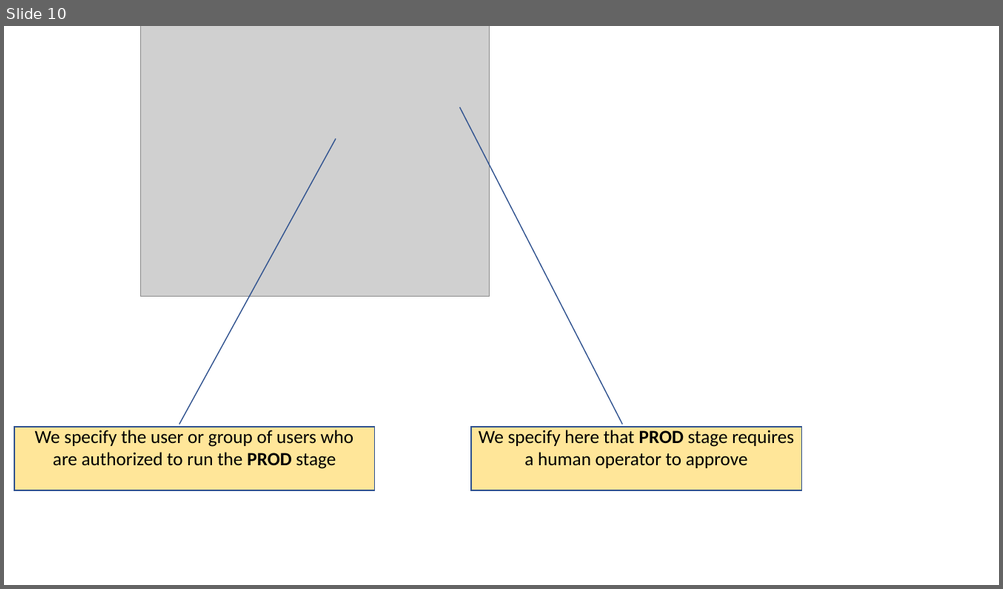
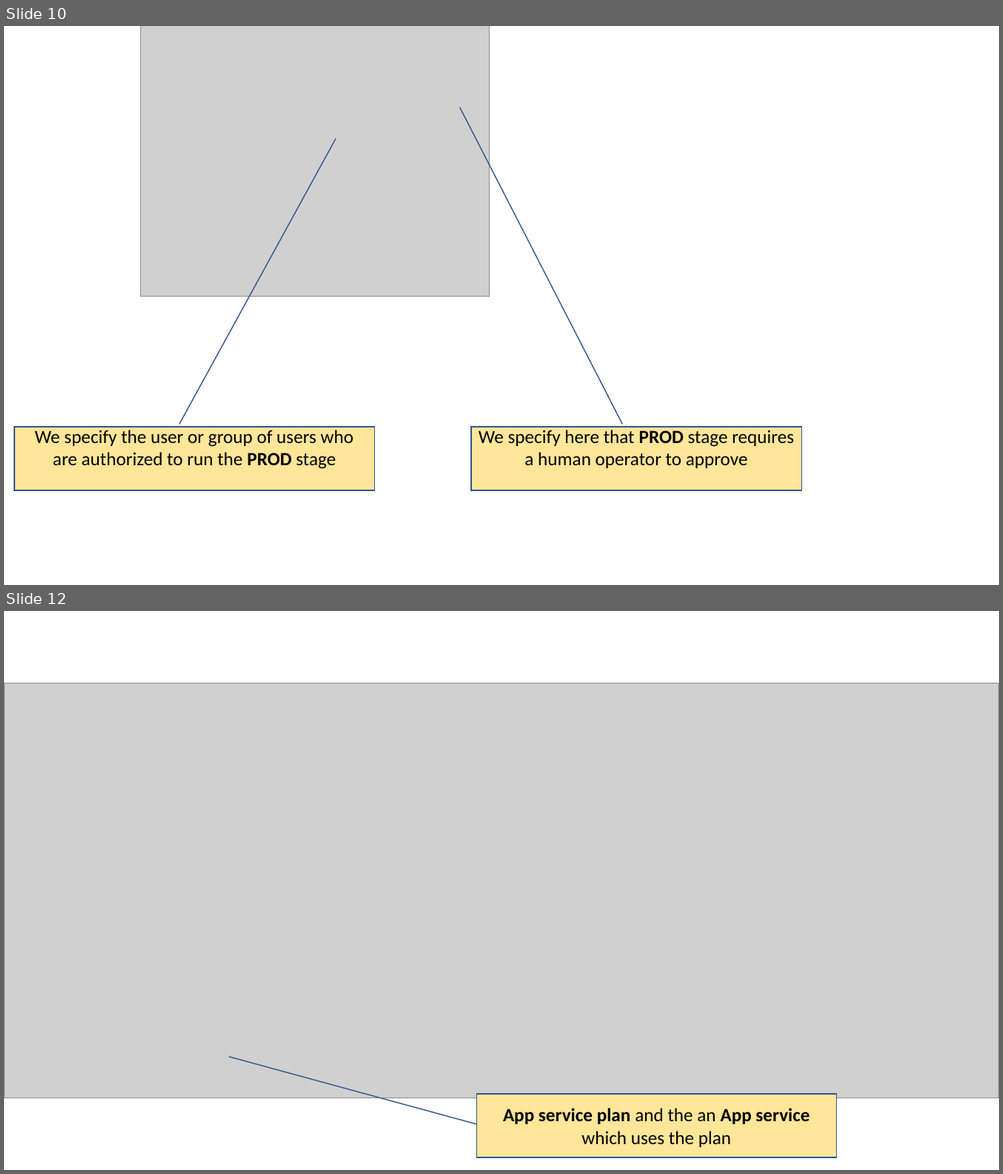
Before and after one commit to sdg002/AnyDotnetStuff, a slide deck: DemoWebAppWithCiCd/docs/cicd.pptx. Shown one above the other, each under a label of ours: slide 10 before the commit, slides 10 and 12 after it; the slides between them are not shown. The pictures are 1003x589 and 1003x1174 pixels, drawn with LibreOffice and Linux fonts; fonts in the diff are those of the drawing; grey boxes stand for pictures. Boxes give left, top, right and bottom in pixels: in the first picture for what was removed or moved away, otherwise in the second. Text is boxed around its words. In the diff, an @@ line names an element or a change of style, - is before the commit and + after.

```diff
--- a/DemoWebAppWithCiCd/docs/cicd.pptx
+++ b/DemoWebAppWithCiCd/docs/cicd.pptx
@@ slide 12 added at [4,611,999,1170], background #FFFFFF @@
@@ picture added at [4,684,999,1098] @@
@@ border callout added at [476,1094,836,1158], fill #FFE699, outline #325491 1 pt, 18 pt, text #000000, bold @@
+App service plan and the an App service which uses the plan
```
Also in this commit, not shown: 2 other slides added, 4 other files.
